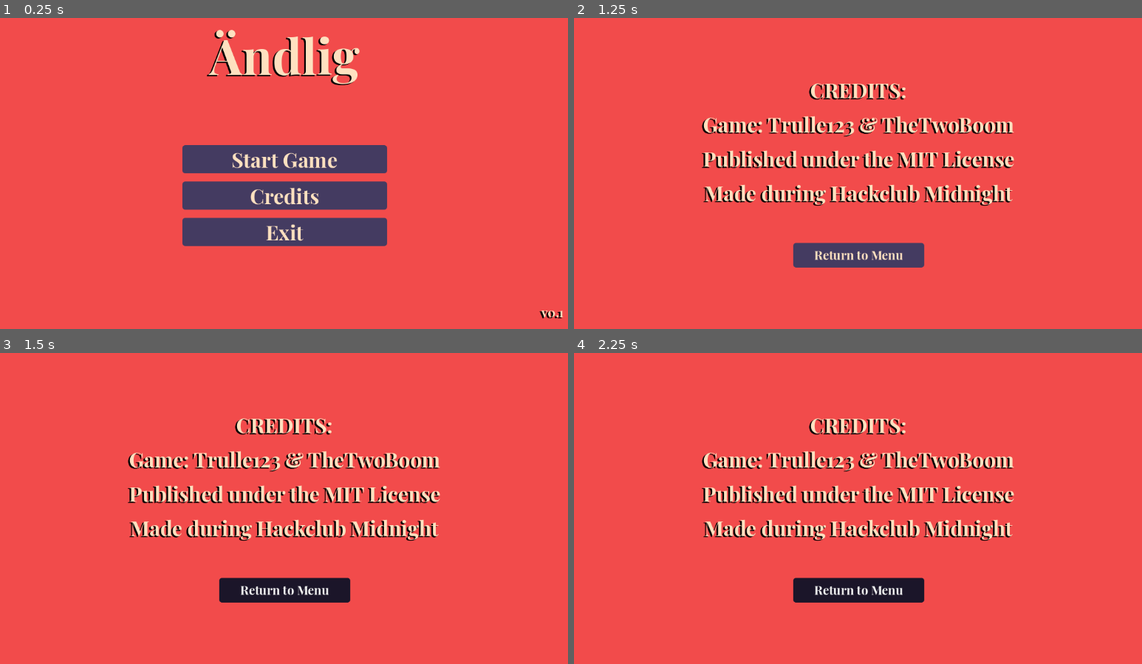
Above: before the commit, frames 1-4 (two rows, left to right).
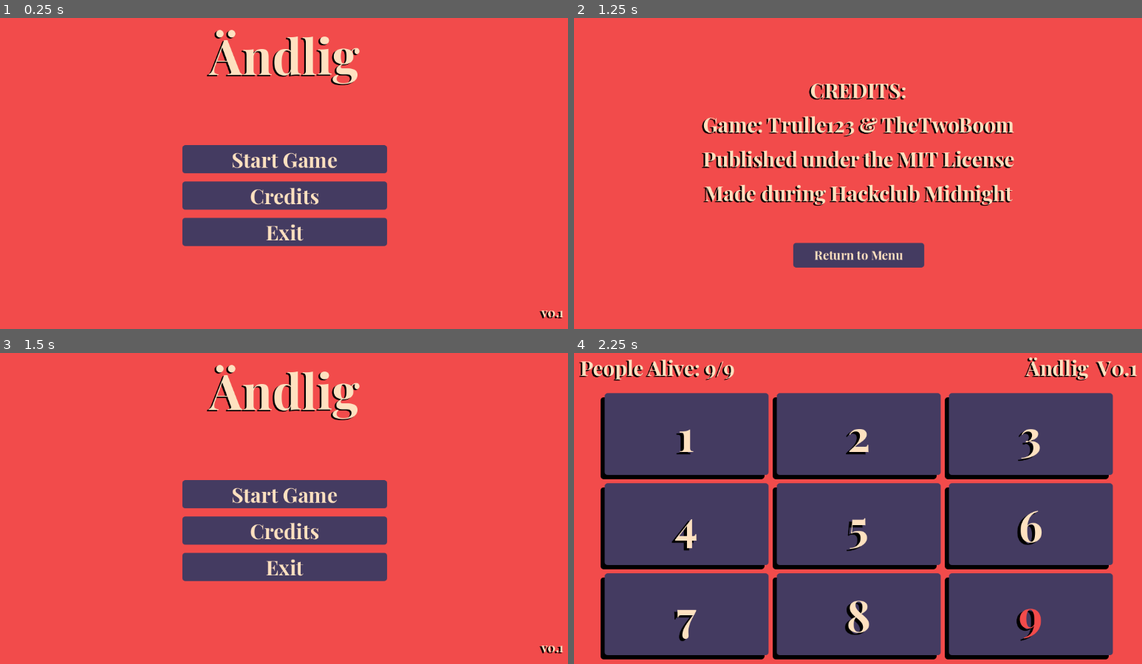
Above: after the commit, the same moments.

Repository: TheTwoBoom/andlig
Game: Godot game, scene res://scenes/menu.tscn
Same seed, same stepped clock (60 frames per second), same inputs: the game is played once before the commit and once after it.
Inputs (mouse positions are in pixels of both pictures, inside the frame that each line leads up to):
- Up to frame 1 (0.25 s): no input
- Up to frame 2 (1.25 s): click "Credits" at 0.5 s
- Up to frame 3 (1.5 s): click "Return to Menu" at 1.25 s
- Up to frame 4 (2.25 s): click (858, 492) at 2 s, where only the run after the commit has a clickable "Start Game"

Frames 1-2 are identical in both runs. In frame 3, 17% of the frame differs, in the area x 22-100%, y 3-97%; in frame 4, 75%, in the area x 0-100%, y 1-99%.

Commit message:
Added Credits

Diff:
--- a/scenes/credits.gd
+++ b/scenes/credits.gd
@@ -1 +1,5 @@
 extends Control
+
+
+func _on_button_pressed() -> void:
+	get_tree().change_scene_to_file("res://scenes/menu.tscn")
--- a/scenes/credits.tscn
+++ b/scenes/credits.tscn
@@ -50,3 +50,5 @@
 theme = ExtResource("1_0bpdh")
 theme_override_font_sizes/font_size = 24
 text = "Return to Menu"
+
+[connection signal="pressed" from="MarginContainer/VBoxContainer/Button" to="." method="_on_button_pressed"]
